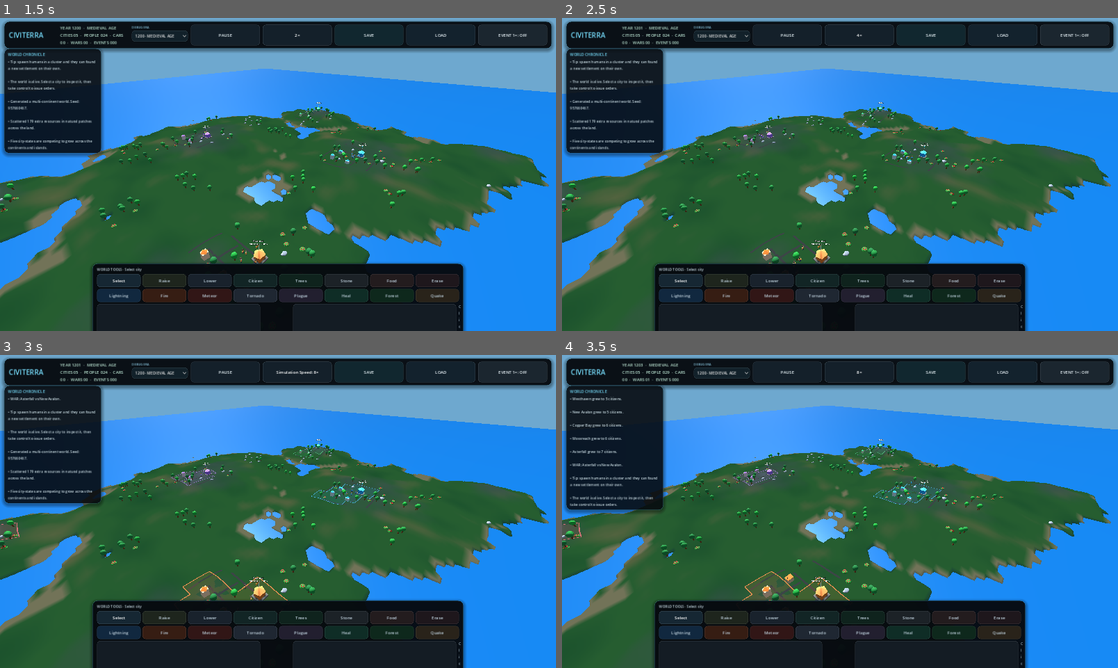
Above: before the commit, frames 1-4 (two rows, left to right).
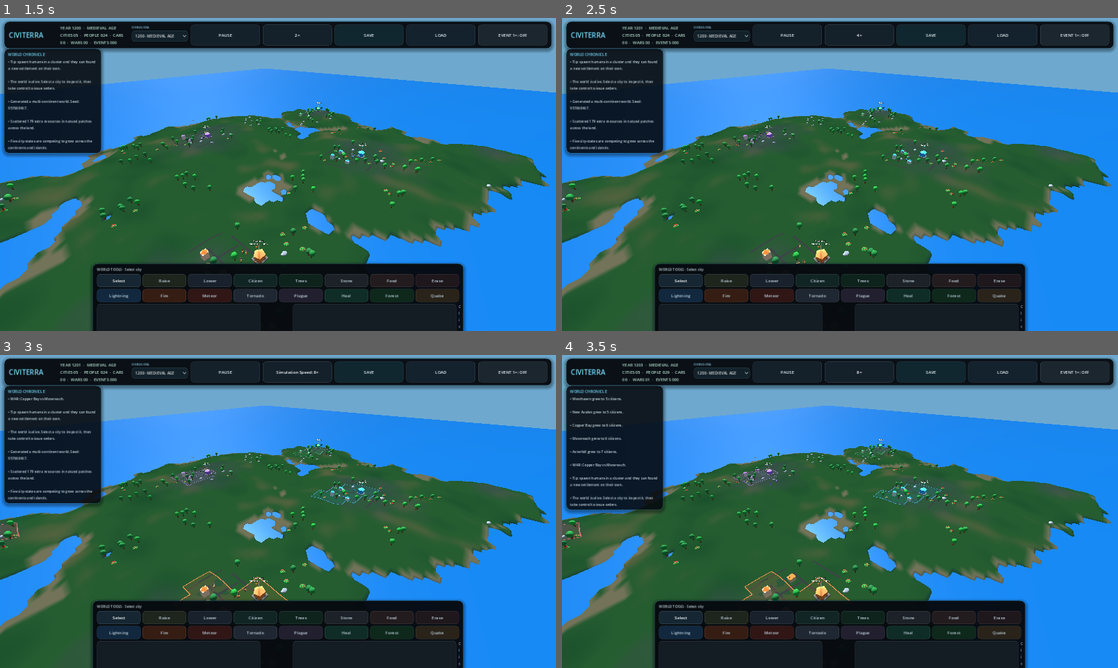
Above: after the commit, the same moments.

Repository: yoimdoingstuff/citysandbox
Game: Godot game, scene res://main.tscn
Same seed, same stepped clock (60 frames per second), same inputs: the game is played once before the commit and once after it.
Inputs:
- Up to frame 1 (1.5 s): click "1200 · MEDIEVAL AGE" at 0.5 s; click "1×" at 1.25 s
- Up to frame 2 (2.5 s): click "2×" at 2 s
- Up to frame 3 (3 s): click "4×" at 2.75 s
- Up to frame 4 (3.5 s): no input

Frame 1 is identical in both runs. In frame 2, less than 0.1% of the frame differs, in the area x 34-64%, y 28-79%; in frame 3, less than 0.1%, in the area x 3-65%, y 13-79%; in frame 4, less than 0.1%.

Commit message:
Stabilize citizen indoor visits and visibility transitions

Diff:
--- a/main.gd
+++ b/main.gd
@@ -1864,6 +1864,7 @@
 				position = _surface_position(position.x, position.z)
 				person["pos"] = position
 				person["target"] = position
+				last_detail_signature = ""
 				person["activity"] = "wandering"
 				person["activity_timer"] = 0.0
 				person["indoor_house"] = null
@@ -1892,6 +1893,7 @@
 				var boarding_distance: float = Vector2(position.x - vehicle_position.x, position.z - vehicle_position.z).length()
 				if boarding_distance <= 1.55:
 					person["activity"] = "riding"
+					last_detail_signature = ""
 					person["activity_timer"] = randf_range(5.0, 15.0)
 					_adjust_car_occupancy(vehicle, 1)
 					if is_instance_valid(node):
@@ -1916,6 +1918,7 @@
 					position = _surface_position(vehicle_position.x + randf_range(-1.8, 1.8), vehicle_position.z + randf_range(-1.8, 1.8))
 					person["pos"] = position
 					person["target"] = position
+					last_detail_signature = ""
 					person["activity"] = "wandering"
 					person["activity_timer"] = 0.0
 					person["vehicle_node"] = null
@@ -1937,6 +1940,7 @@
 				person["walk_timer"] = 0.0
 			elif distance_to_target <= 0.9:
 				person["activity"] = "indoors"
+				last_detail_signature = ""
 				person["activity_timer"] = randf_range(8.0, 28.0)
 				position = target
 				person["pos"] = position
@@ -1945,7 +1949,7 @@
 				people[i] = person
 				continue
 
-		if person["walk_timer"] <= 0.0 or distance_to_target < 0.55:
+		if activity != "entering" and (person["walk_timer"] <= 0.0 or distance_to_target < 0.55):
 			var city_id: int = int(person.get("city_id", -1))
 			var destination_center: Vector3 = position
 			var local_wander_radius: float = 6.0
